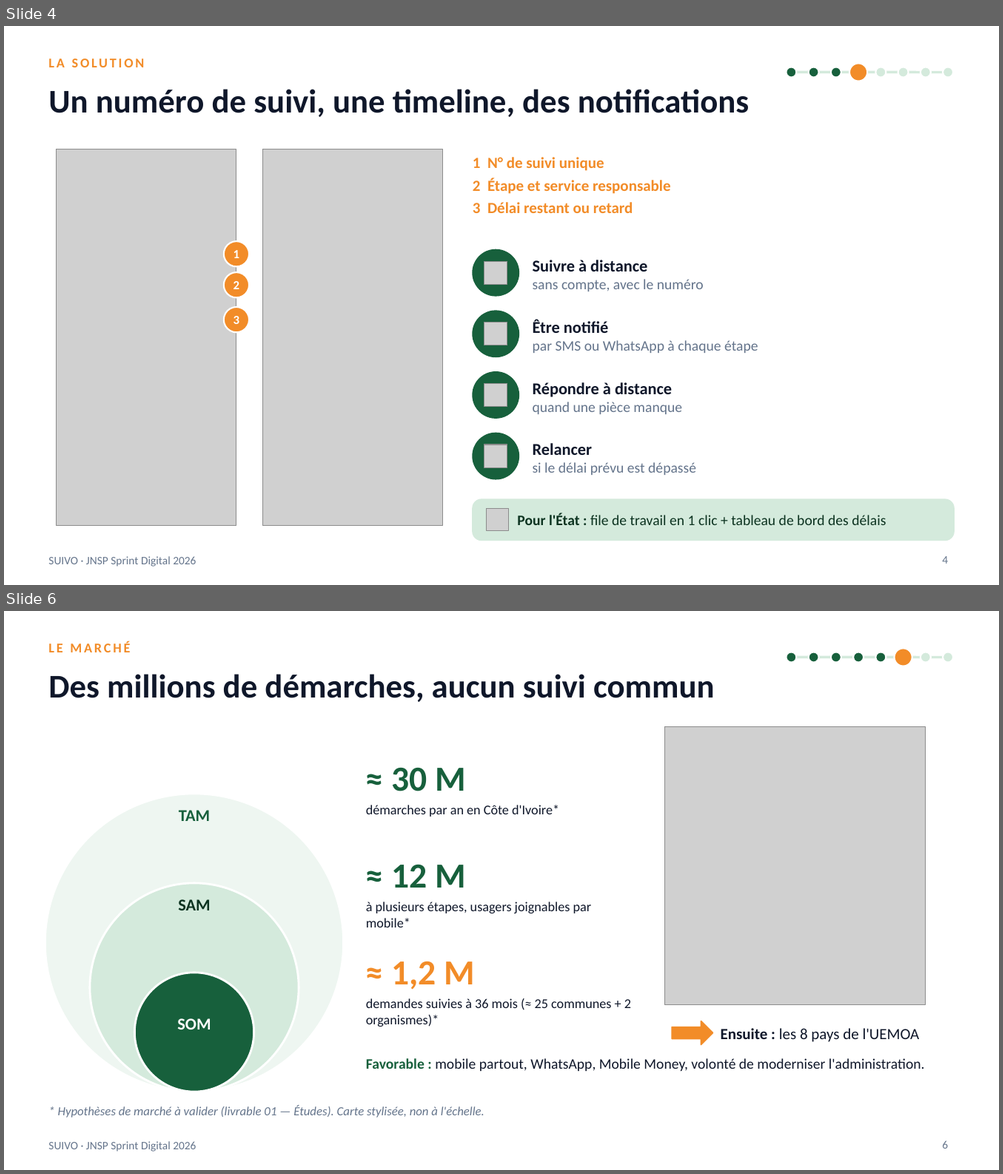
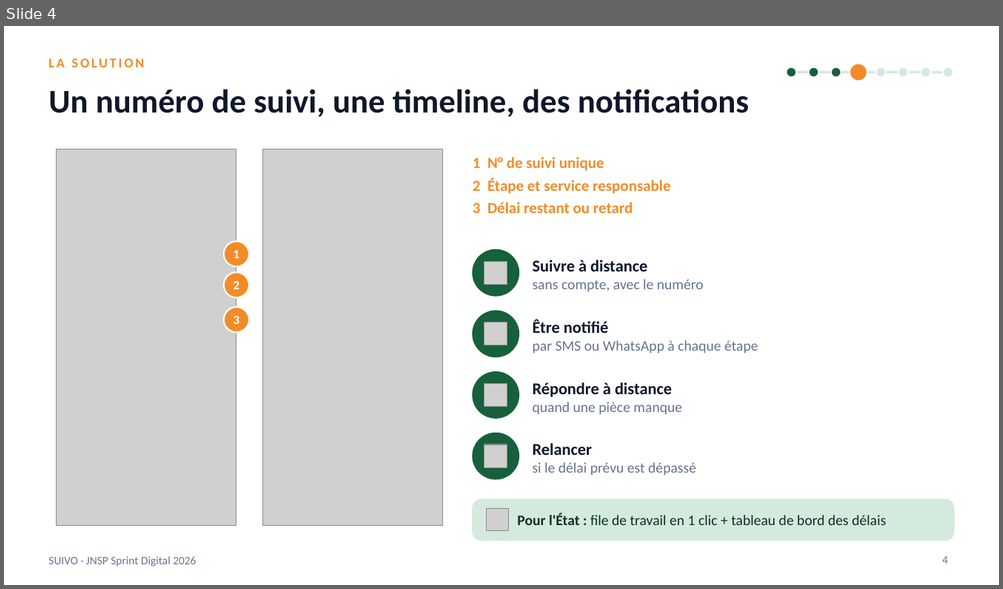
Before and after one commit to karl94/blog, a slide deck: jnsp-sprint-digital/08-pitch-deck/SUIVO-pitch-illustre.pptx. Shown one above the other, each under a label of ours: slides 4 and 6 before the commit, slide 4 after it; the slides between them are not shown. The pictures are 1003x1174 and 1003x589 pixels, drawn with LibreOffice and Linux fonts; fonts in the diff are those of the drawing; grey boxes stand for pictures. Boxes give left, top, right and bottom in pixels: in the first picture for what was removed or moved away, otherwise in the second. Text is boxed around its words. In the diff, an @@ line names an element or a change of style, - is before the commit and + after.

```diff
--- a/jnsp-sprint-digital/08-pitch-deck/SUIVO-pitch-illustre.pptx
+++ b/jnsp-sprint-digital/08-pitch-deck/SUIVO-pitch-illustre.pptx
@@ slide 6 removed at bbox=[4, 611, 999, 1170], background #FFFFFF; not listed: 1 template element that a slide beside it also shows @@
@@ text removed at bbox=[48, 641, 130, 652] @@
-LE MARCHÉ
@@ ellipse removed at bbox=[786, 652, 797, 663] @@
@@ ellipse removed at bbox=[808, 652, 819, 663] @@
@@ ellipse removed at bbox=[831, 652, 841, 663] @@
@@ ellipse removed at bbox=[853, 652, 864, 663] @@
@@ ellipse removed at bbox=[876, 652, 886, 663] @@
@@ ellipse removed at bbox=[894, 648, 912, 667] @@
@@ ellipse removed at bbox=[920, 652, 930, 663] @@
@@ ellipse removed at bbox=[942, 652, 953, 663] @@
@@ title removed at bbox=[48, 674, 714, 702] @@
-Des millions de démarches, aucun suivi commun
@@ line removed from (791, 658) to (948, 658) @@
@@ picture removed at bbox=[664, 726, 925, 1005] @@
@@ text removed at bbox=[391, 768, 466, 792] @@
-≈ 30 M
@@ ellipse removed at bbox=[45, 794, 344, 1092] @@
@@ text removed at bbox=[179, 810, 210, 821] @@
-TAM
@@ text removed at bbox=[366, 805, 559, 817] @@
-démarches par an en Côte d'Ivoire*
@@ text removed at bbox=[391, 864, 466, 888] @@
-≈ 12 M
@@ ellipse removed at bbox=[90, 883, 299, 1092] @@
@@ text removed at bbox=[178, 900, 210, 911] @@
-SAM
@@ text removed at bbox=[366, 902, 592, 928] @@
-à plusieurs étapes, usagers joignables par mobile*
@@ text removed at bbox=[391, 962, 475, 990] @@
-≈ 1,2 M
@@ ellipse removed at bbox=[134, 973, 254, 1092] @@
@@ text removed at bbox=[366, 999, 631, 1027] @@
-demandes suivies à 36 mois (≈ 25 communes + 2 organismes)*
@@ text removed at bbox=[177, 1019, 210, 1030] @@
-SOM
@@ right arrow removed at bbox=[671, 1022, 713, 1045] @@
@@ text removed at bbox=[720, 1028, 919, 1042] @@
-Ensuite : les 8 pays de l'UEMOA
@@ text removed at bbox=[366, 1059, 925, 1071] @@
-Favorable : mobile partout, WhatsApp, Mobile Money, volonté de moderniser l'administration.
@@ text removed at bbox=[58, 1105, 484, 1118] @@
-* Hypothèses de marché à valider (livrable 01 — Études). Carte stylisée, non à l'échelle.
@@ page number removed at bbox=[942, 1141, 948, 1149] @@
-6
```
Also in this commit, not shown: 5 slides changed, 1 slide added, 7 other files.
